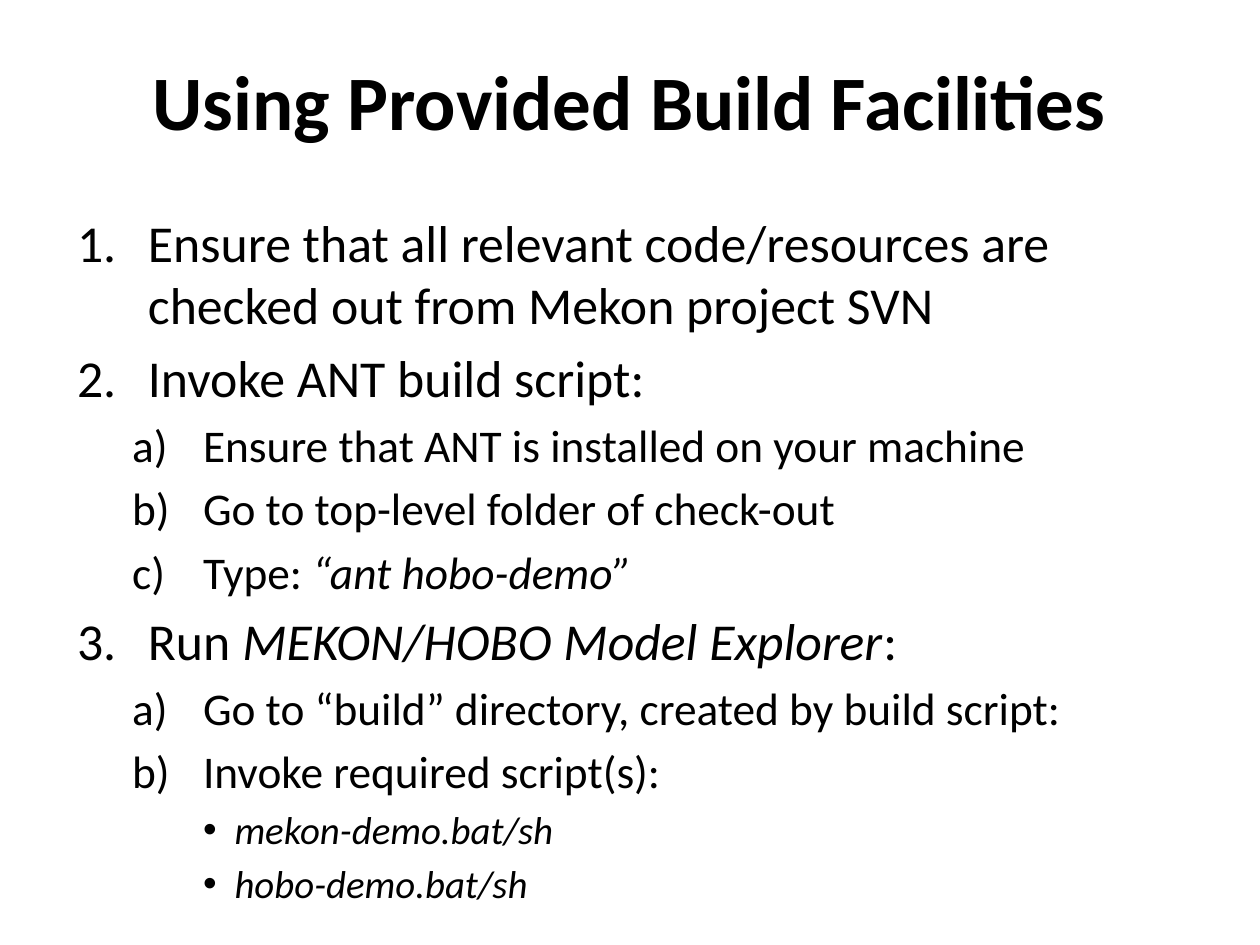
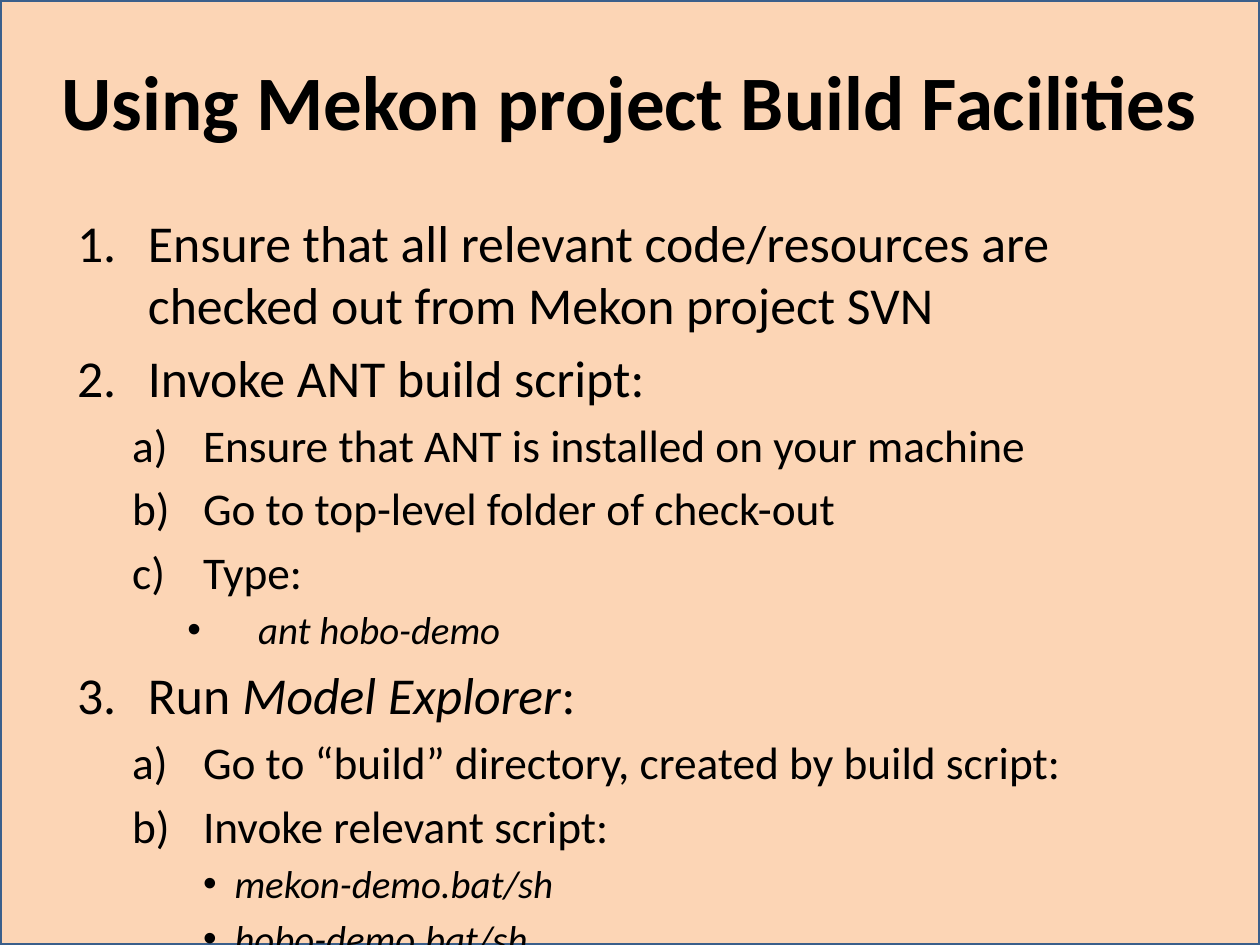
Before and after one commit to colin-puleston/mekon-hobo, a slide deck: slide 31 of docs/MEKON-HOBO Introductory Tutorial.pptx (slide 30 before the commit). Drawn at 1260x945 pixels with LibreOffice and Linux fonts; fonts in the diff are those of the drawing. Boxes give left, top, right and bottom in pixels: in the first picture for what was removed or moved away, otherwise in the second. Text is boxed around its words. In the diff, an @@ line names an element or a change of style, - is before the commit and + after.

```diff
--- a/docs/MEKON-HOBO Introductory Tutorial.pptx
+++ b/docs/MEKON-HOBO Introductory Tutorial.pptx
@@ rectangle added at [0,0,1260,945], fill #FCD5B5, outline #3A5F8C 2 pt @@
@@ title at [62,76,1196,143]: text changed @@
-Using Provided Build Facilities
+Using Mekon project Build Facilities
@@ text at [148,560,576,723]: text changed @@
-  c) Type: “ant hobo-demo”
-3. Run MEKON/HOBO Model Explorer:
+  c) Type:
+    • ant hobo-demo
+3. Run Model Explorer:
@@ text at [203,811,608,851]: text changed @@
-  b) Invoke required script(s):
+  b) Invoke relevant script:
```
Also in this commit, not shown: 28 other slides changed, 1 slide added.
